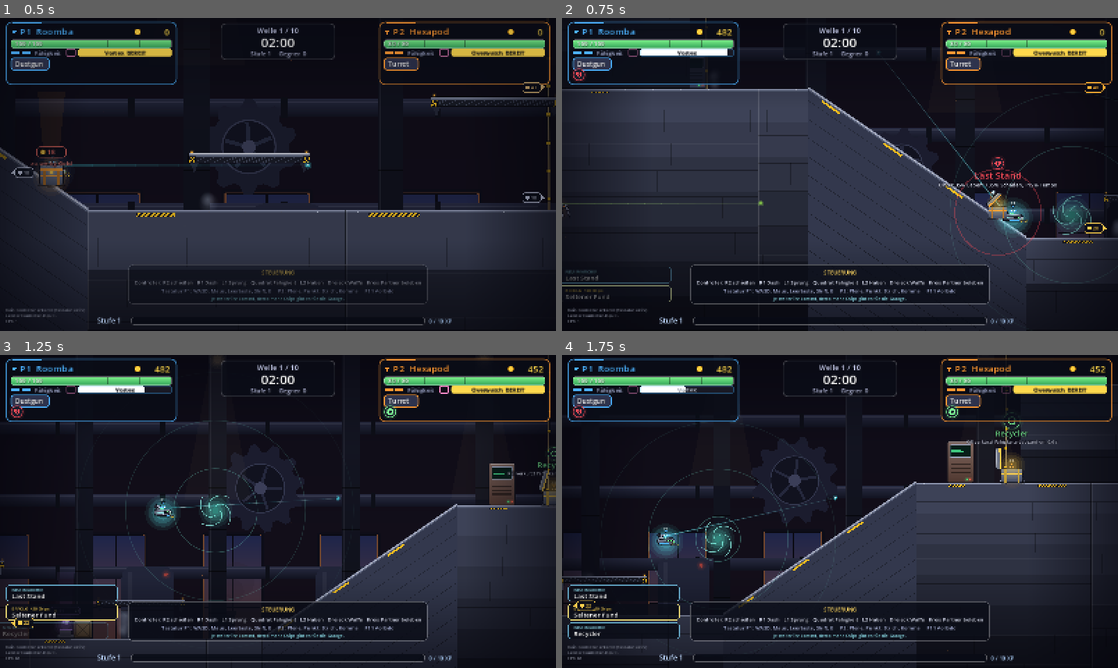
Above: before the commit, frames 1-4 (two rows, left to right).
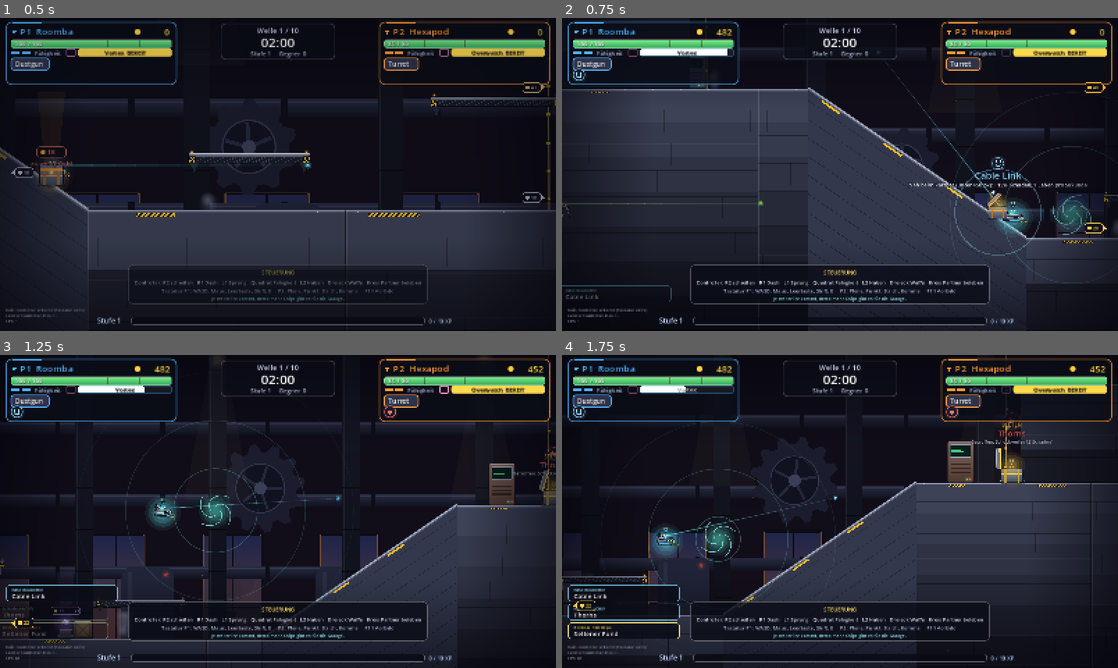
Above: after the commit, the same moments.

Repository: BearsinK/Ares
Game: Godot game, scene res://tests/chest_test.tscn
Same seed, same stepped clock (60 frames per second), same inputs: the game is played once before the commit and once after it. This scene is started directly instead of the project's main scene.
Inputs (mouse positions are in pixels of both pictures, inside the frame that each line leads up to):
- Up to frame 1 (0.5 s): no input
- Up to frame 2 (0.75 s): tap Enter (p1_confirm) at 0.5 s; move the mouse to (962, 158) at 0.52 s; hold D (p1_right) from 0.53 s (still down); tap E (p1_ability) at 0.6 s; click (962, 158) at 0.67 s
- Up to frame 3 (1.25 s): keep holding D (p1_right); tap Space (p1_jump) at 0.77, 1.07 s
- Up to frame 4 (1.75 s): keep holding D (p1_right); move the mouse to (728, 527) at 1.27 s; tap Enter (p1_confirm) at 1.35 s; tap Space (p1_jump) at 1.52 s

Frame 1 is identical in both runs. In frame 2, 1.0% of the frame differs, in the area x 0-95%, y 16-91%; in frame 3, 0.8%; in frame 4, 0.9%.

Commit message:
Item-Seltenheit gewichtet, Herzschlag-Warnung, mehr Kisten auf enger Karte
- Seltene Items fallen aus Kisten seltener (Gewicht 0,4), am Gluecksaltar zaehlen sie voll; Fund zeigt
  SELTEN, goldenen Ring und eigenen Klang.
- Herzschlag, solange ein lebender Spieler unter 30 Prozent Leben hat.
- Normale Kisten suchen zuletzt mit 520 px Abstand: auf dem Rostbecken fehlten ab Welle 5 in jedem
  zehnten Auffuellen Kisten (gemessen, jetzt 0 von 100).
- Balance-Bot: SIM_STATUS=1 zeigt alle 15 s den Zustand.

Co-Authored-By: Claude Sonnet 5.5 <noreply@anthropic.com>
Claude-Session: https://claude.ai/code/session_01LWfhWxkDekTWkUA5NKCt1X

Diff:
--- a/scripts/autoload/sfx.gd
+++ b/scripts/autoload/sfx.gd
@@ -98,6 +98,13 @@
 	_streams["altar_lose"] = _layers([[420.0, 260.0, 0.2, "saw", 0.28, 0.1, 0.0], [330.0, 150.0, 0.34, "saw", 0.28, 0.1, 0.2]])
 	# Item erhalten: kurzes Funkeln nach oben.
 	_streams["item"] = _layers([[1300.0, 1300.0, 0.07, "sine", 0.2, 0.0, 0.0], [1650.0, 1650.0, 0.07, "sine", 0.2, 0.0, 0.05], [2000.0, 2000.0, 0.07, "sine", 0.2, 0.0, 0.1], [2600.0, 2600.0, 0.22, "sine", 0.2, 0.0, 0.15]])
+	# Seltenes Item: feierlicher, mit tiefem Unterton und glitzerndem Ausklang.
+	_streams["item_rare"] = _layers([
+		[880.0, 880.0, 0.1, "sine", 0.22, 0.0, 0.0], [1100.0, 1100.0, 0.1, "sine", 0.22, 0.0, 0.07], [1320.0, 1320.0, 0.1, "sine", 0.22, 0.0, 0.14],
+		[1760.0, 1760.0, 0.1, "sine", 0.22, 0.0, 0.21], [2200.0, 2200.0, 0.5, "sine", 0.22, 0.0, 0.28], [440.0, 440.0, 0.6, "sine", 0.28, 0.0, 0.0, "swell"],
+	])
+	# Wenig Leben: dumpfer Doppelschlag.
+	_streams["heartbeat"] = _layers([[95.0, 48.0, 0.11, "sine", 0.55, 0.05, 0.0], [85.0, 42.0, 0.14, "sine", 0.5, 0.05, 0.17]])
 	# Waechter erscheint: tiefes Horn mit Grollen, schwillt an.
 	_streams["guardian"] = _layers([
 		[98.0, 92.0, 1.0, "saw", 0.34, 0.05, 0.0, "swell"], [147.0, 138.0, 1.0, "saw", 0.2, 0.05, 0.0, "swell"],
--- a/scripts/data/perks.gd
+++ b/scripts/data/perks.gd
@@ -181,6 +181,21 @@
 
 ## Verhaltens-Items: die grosse Goldkiste enthaelt immer eines davon.
 const RARE_IDS: Array[String] = ["frenzy", "arccoil", "dashblast", "thorns", "laststand", "shieldcell", "recycler", "executioner"]
+## Ziehgewicht seltener Items gegen 1,0 bei normalen: aus Kisten faellt etwa jedes sechste Item selten.
+const RARE_WEIGHT := 0.4
+
+
+## Zieht eine Item-Id aus der Liste. Seltene Items zaehlen mit rare_weight, normale mit 1.
+static func weighted_pick(pool: Array, rare_weight := RARE_WEIGHT) -> String:
+	var total := 0.0
+	for id in pool:
+		total += rare_weight if RARE_IDS.has(String(id)) else 1.0
+	var roll := randf() * total
+	for id in pool:
+		roll -= rare_weight if RARE_IDS.has(String(id)) else 1.0
+		if roll <= 0.0:
+			return String(id)
+	return String(pool[0])
 
 const LABELS := {
 	"damage": "Schaden", "fire_rate": "Feuerrate", "speed": "Tempo",
--- a/scripts/game/main.gd
+++ b/scripts/game/main.gd
@@ -128,6 +128,7 @@
 ## Gewaehlte Team-Perks (id -> Anzahl) und das Banner nach der Wahl.
 var perks_taken := {}
 var _archive_timer := 0.0
+var _heartbeat := 0.0
 ## Zaehler fuer Erfolge, gelten fuer den ganzen Lauf.
 var _run_chests := 0
 var _run_gambles := 0
@@ -227,6 +228,19 @@
 	_archive_primed = true
 
 
+## Wenig Leben (unter 30 Prozent bei einem lebenden Spieler): dumpfer Herzschlag im Takt der Warnung.
+func _update_heartbeat(delta: float) -> void:
+	_heartbeat -= delta
+	if _heartbeat > 0.0 or game_over:
+		return
+	_heartbeat = 0.25
+	for player in players:
+		if not player.downed and player.hp <= player.max_health() * 0.3:
+			Sfx.play("heartbeat", 0.0)
+			_heartbeat = 1.0
+			return
+
+
 func _discover(kind: String, id: String) -> void:
 	if SaveData.archive_discover(kind, id):
 		if _archive_primed:
@@ -276,6 +290,7 @@
 	Music.set_mood(1.05 if phase == Phase.BOSS else float(stage_layout.get("mood", 1.0)))
 	_check_level_up()
 	_update_archive(delta)
+	_update_heartbeat(delta)
 	_update_wave(delta)
 	_apply_shaft_lift(delta)
 	for entry in _respawns:
@@ -954,7 +969,7 @@
 	var tries := 0
 	while normal < target and tries < 12:
 		tries += 1
-		var spot := _chest_spot(chest_spots, false, [900.0, 700.0])
+		var spot := _chest_spot(chest_spots, false, [900.0, 700.0, 520.0])
 		if spot == Vector2.INF:
 			break
 		_add_chest(spot, false)
@@ -1054,7 +1069,8 @@
 			_run_gambles += 1
 			if _run_gambles >= 3:
 				_unlock("gambler")
-			_grant_item(player, altar.global_position, Perks.RARE_IDS if randf() < 0.25 else Perks.DATA.keys(), 3.2)
+			# Das Glueck lohnt: Seltenes zaehlt hier voll (jedes dritte Item) statt mit dem Kistengewicht.
+			_grant_item(player, altar.global_position, Perks.DATA.keys(), 3.2, 1.0)
 		else:
 			Sfx.play("altar_lose", 0.03)
 			if Fx.instance:
@@ -1064,12 +1080,13 @@
 
 
 ## Zufaelliges Item aus dem Pool fuer den Spieler, mit Symbol, Name und Wirkung.
-func _grant_item(player: Player, from: Vector2, pool: Array, life: float) -> void:
+func _grant_item(player: Player, from: Vector2, pool: Array, life: float, rare_weight := Perks.RARE_WEIGHT) -> void:
 	# Moeglichst etwas, das der Spieler noch nicht hat.
 	var options: Array = pool.filter(func(id: String) -> bool: return int(player.items.get(id, 0)) == 0)
 	if options.is_empty():
 		options = pool
-	var id: String = options[randi() % options.size()]
+	var id: String = Perks.weighted_pick(options, rare_weight)
+	var rare := Perks.RARE_IDS.has(id)
 	player.add_item(id)
 	var color := PerkArt.color_of(id)
 	var at := from + Vector2(0.0, -118.0)
@@ -1079,7 +1096,10 @@
 		Fx.instance.perk_icon(at + Vector2(0.0, -46.0), id)
 		Fx.instance.number_text(at, String(Perks.DATA[id].name), color, 30, life)
 		Fx.instance.number_text(at + Vector2(0.0, 26.0), Perks.describe(id, player.class_id), Color(0.92, 0.94, 1.0), 17, life)
-	Sfx.play("item", 0.0)
+		if rare:
+			Fx.instance.number_text(at + Vector2(0.0, -34.0), "SELTEN", Color(1.0, 0.85, 0.3), 20, life)
+			Fx.instance.ring(from + Vector2(0.0, -20.0), 200.0, Color(1.0, 0.85, 0.3))
+	Sfx.play("item_rare" if rare else "item", 0.0)
 
 
 func _on_chest_opened(chest: Chest, player: Player) -> void:
--- a/tests/balance_sim.gd
+++ b/tests/balance_sim.gd
@@ -44,8 +44,15 @@
 	print("Bosskampf gestartet (Testausstattung mit Modulen)")
 
 
+var _status_next := 0.0
+
+
 func _physics_process(delta: float) -> void:
 	Engine.time_scale = scale
+	# SIM_STATUS=1: alle 15 s Echtzeit eine Statuszeile (hilft bei Haengern).
+	if OS.get_environment("SIM_STATUS") != "" and Time.get_ticks_msec() / 1000.0 > _status_next:
+		_status_next = Time.get_ticks_msec() / 1000.0 + 15.0
+		print("STATUS Welle %d Phase %d Rest %.0f Zeit %d pausiert %s Menues L%s S%s C%s Gegner %d Tore %s" % [main.wave, main.phase, main.wave_time_left, int(main.director.time), get_tree().paused, main.levelup_menu.is_open, main.shop_menu.is_open, main.contract_menu.is_open, main.director.alive_count(), main.gates.is_closed if main.gates != null else "-"])
 	if main.game_over:
 		_report("GAME OVER")
 		get_tree().quit()
--- a/tests/chest_test.gd
+++ b/tests/chest_test.gd
@@ -163,6 +163,20 @@
 	_check(after.size() >= 3, "Nach dem Auffuellen liegen wieder Kisten (%d)" % after.size())
 	_check(after[0].price == main.chest_price(after[0].large), "Preise folgen der Welle (%d)" % after[0].price)
 
+	# Auch spaeter im Lauf (4 Kisten, enge Karte) kommen immer genug Kisten zusammen.
+	var shortfalls := 0
+	for trial in 30:
+		main._clear_chests()
+		main._altar_kinds.clear()
+		main._large_chest_placed = false
+		main.chests_opened = 0
+		main.wave = 7
+		main._refresh_chests()
+		if _live().size() < 5:
+			shortfalls += 1
+	_check(shortfalls == 0, "Welle 7: immer vier Kisten und die grosse (zu wenig in %d von 30)" % shortfalls)
+	main.wave = 3
+
 	# Kartenwechsel: alte Kisten weg, neue Karte hat neue.
 	main.wave = 4
 	main._change_stage()
--- a/tests/items_test.gd
+++ b/tests/items_test.gd
@@ -182,6 +182,35 @@
 	victim.take_damage(9999.0, p1, Vector2.ZERO)
 	_check(p1.ability.cooldown < 10.0 - 0.5, "Recycler: Kill verkuerzt die Ladezeit (%.1f)" % p1.ability.cooldown)
 
+	# Seltenheit: Seltene Items fallen seltener (Gewicht 0,4), am Altar jedes dritte (Gewicht 1).
+	var all_ids: Array = Perks.DATA.keys()
+	var rare_draws := 0
+	var luck_draws := 0
+	for i in 6000:
+		if Perks.RARE_IDS.has(Perks.weighted_pick(all_ids)):
+			rare_draws += 1
+		if Perks.RARE_IDS.has(Perks.weighted_pick(all_ids, 1.0)):
+			luck_draws += 1
+	var chest_share := float(rare_draws) / 6000.0
+	var luck_share := float(luck_draws) / 6000.0
+	_check(chest_share > 0.13 and chest_share < 0.21, "Kisten: etwa jedes sechste Item ist selten (%.0f %%)" % (chest_share * 100.0))
+	_check(luck_share > 0.29 and luck_share < 0.38, "Gluecksaltar: etwa jedes dritte Item ist selten (%.0f %%)" % (luck_share * 100.0))
+	_check(Perks.weighted_pick(["frenzy"]) == "frenzy" and Perks.weighted_pick(Perks.RARE_IDS) != "", "Auch Listen nur aus Seltenem liefern etwas")
+
+	# Herzschlag: nur bei einem lebenden Spieler unter 30 Prozent.
+	var beats_before: int = Sfx._next
+	p1.hp = p1.max_health()
+	p2.hp = p2.max_health()
+	main._heartbeat = 0.0
+	main._update_heartbeat(0.016)
+	_check(Sfx._next == beats_before, "Bei vollem Leben kein Herzschlag")
+	p1.hp = p1.max_health() * 0.2
+	Sfx._last_played.clear()
+	main._heartbeat = 0.0
+	main._update_heartbeat(0.016)
+	_check(Sfx._next != beats_before and main._heartbeat > 0.5, "Unter 30 Prozent Leben schlaegt das Herz")
+	p1.hp = p1.max_health()
+
 	print("Fertig, Fehler: ", failures)
 	main.queue_free()
 	get_tree().quit(1 if failures > 0 else 0)
--- a/tests/sound_test.gd
+++ b/tests/sound_test.gd
@@ -22,7 +22,7 @@
 	await get_tree().process_frame
 	var streams: Dictionary = Sfx._streams
 	_check(streams.size() >= 50, "Klangtabelle ist gefuellt (%d Klaenge)" % streams.size())
-	for name in ["chest_open", "deny", "altar_blood", "altar_chance", "altar_lose", "item", "guardian", "heal", "fuse", "contract", "gate", "count", "go", "fanfare"]:
+	for name in ["chest_open", "deny", "altar_blood", "altar_chance", "altar_lose", "item", "guardian", "heal", "fuse", "contract", "gate", "count", "go", "fanfare", "block", "item_rare", "heartbeat"]:
 		var stream: AudioStreamWAV = streams.get(name)
 		_check(stream != null and stream.data.size() > 2000, "Klang %s ist vorhanden und nicht leer" % name)
 		if stream != null:
Not shown, changed: README.md
